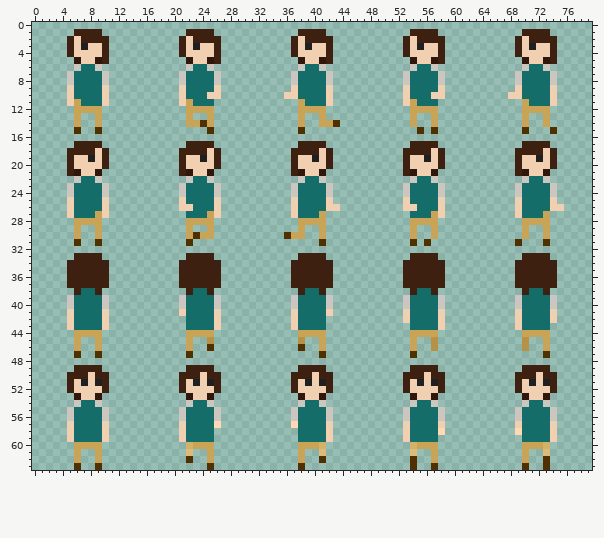
Edited in one commit: sprite sheet (Copernican-Sky/Assets/Sprite/Characters/MiscNPC_Sheet.png). The picture above was drawn from the file before the commit.
The file is 80x64 pixels.
The result:
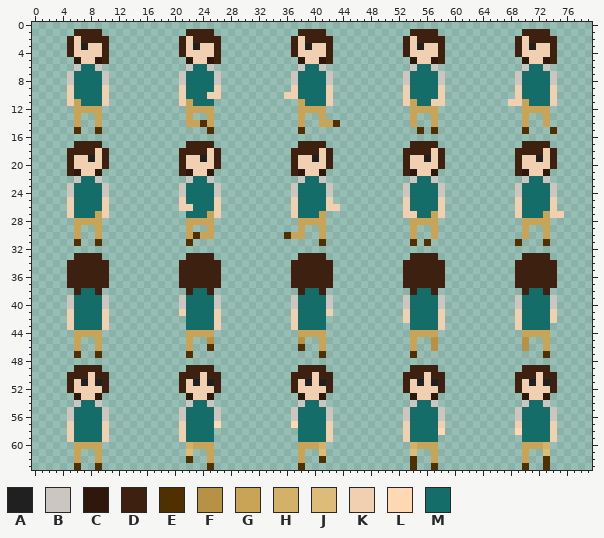
Palette (. is transparent): A #202020  B #cbc6c0  C #2f170c  D #3e2011  E #503000  F #b79244  G #c9a456  H #d3b168  J #dcbc78  K #f0d0b0  L #fed9b3  M #146d68
Changes in this commit:
y 10: x 57 K -> M; x 68 K -> .
y 11: x 57..58 M. -> KK; x 68..69 .. -> KK
y 26: x 54 K -> M; x 75 K -> .
y 27: x 53..54 .M -> KK; x 74..75 .. -> KK
